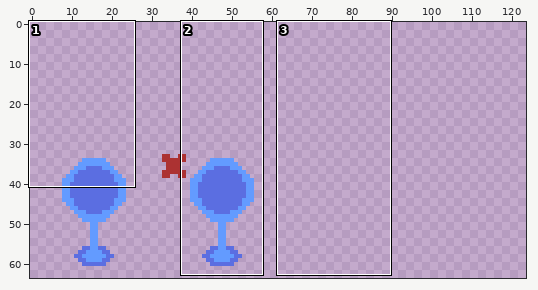
Sprite sheet: app/src/main/assets/squad.png. The first picture is a wide view before the edit; the outline marks the close-up.
Close-up. Earlier state:
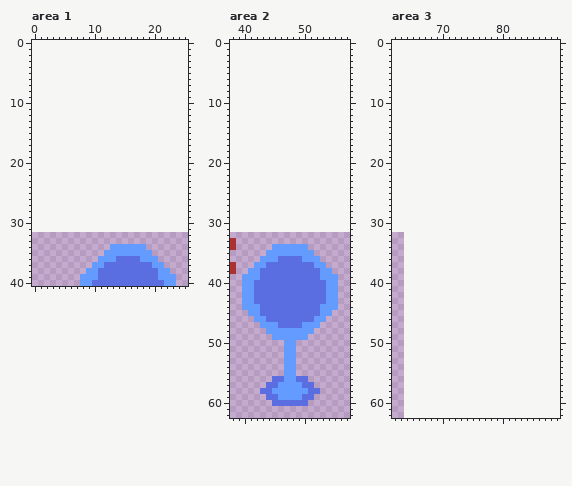
The file is 64x32 pixels. Shown: area 1: x 0..25, y 0..40; area 2: x 38..57, y 0..62; area 3: x 62..89, y 0..62. The old version is drawn lined up with the new one, on the new canvas. The wide view leaves out empty margins. The commit also changed other parts of the picture, which this record leaves out.
After the commit:
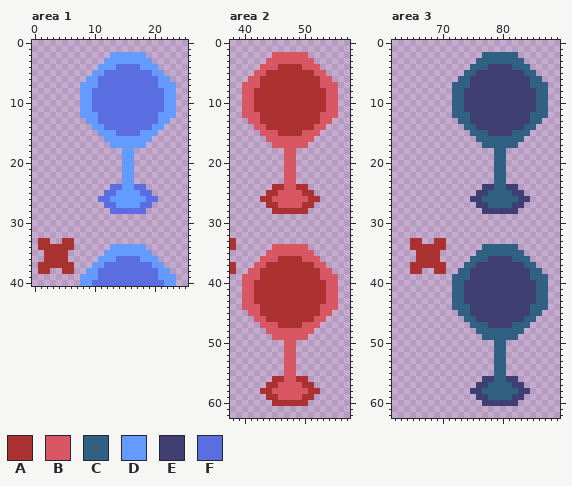
Palette (. is transparent): A #ac3232  B #d95763  C #306082  D #639bff  E #3f3f74  F #5b6ee1
The edit:
canvas 64x32 -> 128x64, the old top-left corner now at 0,32
Changed rows in their new state; - is an unchanged pixel.
Area 1:
first column x 8:
 2 -----DDDDDD-----
 3 ----DDDDDDDD----
 4 ---DDDFFFFDDD---
 5 --DDFFFFFFFFDD--
 6 -DDFFFFFFFFFFDD-
 7 DDDFFFFFFFFFFDDD
 8 DDFFFFFFFFFFFFDD
 9 DDFFFFFFFFFFFFDD
10 DDFFFFFFFFFFFFDD
11 DDFFFFFFFFFFFFDD
12 DDDFFFFFFFFFFDDD
13 -DDFFFFFFFFFFDD-
14 --DDFFFFFFFFDD--
15 ---DDDFFFFDDD---
16 ----DDDDDDDD----
17 -----DDDDDD-----
18 -------DD-------
19 -------DD-------
20 -------DD-------
21 -------DD-------
22 -------DD-------
23 -------DD-------
24 -----FFDDFF-----
25 ----FFDDDDFF----
26 ---FFDDDDDDFF---
27 ----FFDDDDFF----
28 -----FFFFFF-----
first column x 1:
33 AA--AA
34 AAAAAA
35 -AAAA-
36 -AAAA-
37 AAAAAA
38 AA--AA
Area 2:
first column x 40:
 2 -----BBBBBB-----
 3 ----BBBBBBBB----
 4 ---BBBAAAABBB---
 5 --BBAAAAAAAABB--
 6 -BBAAAAAAAAAABB-
 7 BBBAAAAAAAAAABBB
 8 BBAAAAAAAAAAAABB
 9 BBAAAAAAAAAAAABB
10 BBAAAAAAAAAAAABB
11 BBAAAAAAAAAAAABB
12 BBBAAAAAAAAAABBB
13 -BBAAAAAAAAAABB-
14 --BBAAAAAAAABB--
15 ---BBBAAAABBB---
16 ----BBBBBBBB----
17 -----BBBBBB-----
18 -------BB-------
19 -------BB-------
20 -------BB-------
21 -------BB-------
22 -------BB-------
23 -------BB-------
24 -----AABBAA-----
25 ----AABBBBAA----
26 ---AABBBBBBAA---
27 ----AABBBBAA----
28 -----AAAAAA-----
first column x 40:
34 -----BBBBBB-----
35 ----BBBBBBBB----
36 ---BBBAAAABBB---
37 --BBAAAAAAAABB--
38 -BBAAAAAAAAAABB-
39 BBBAAAAAAAAAABBB
40 BBAAAAAAAAAAAABB
41 BBAAAAAAAAAAAABB
42 BBAAAAAAAAAAAABB
43 BBAAAAAAAAAAAABB
44 BBBAAAAAAAAAABBB
45 -BBAAAAAAAAAABB-
46 --BBAAAAAAAABB--
47 ---BBBAAAABBB---
48 ----BBBBBBBB----
49 -----BBBBBB-----
50 -------BB-------
51 -------BB-------
52 -------BB-------
53 -------BB-------
54 -------BB-------
55 -------BB-------
56 -----AABBAA-----
57 ----AABBBBAA----
58 ---AABBBBBBAA---
59 ----AABBBBAA----
60 -----AAAAAA-----
Area 3:
first column x 72:
 2 -----CCCCCC-----
 3 ----CCCCCCCC----
 4 ---CCCEEEECCC---
 5 --CCEEEEEEEECC--
 6 -CCEEEEEEEEEECC-
 7 CCCEEEEEEEEEECCC
 8 CCEEEEEEEEEEEECC
 9 CCEEEEEEEEEEEECC
10 CCEEEEEEEEEEEECC
11 CCEEEEEEEEEEEECC
12 CCCEEEEEEEEEECCC
13 -CCEEEEEEEEEECC-
14 --CCEEEEEEEECC--
15 ---CCCEEEECCC---
16 ----CCCCCCCC----
17 -----CCCCCC-----
18 -------CC-------
19 -------CC-------
20 -------CC-------
21 -------CC-------
22 -------CC-------
23 -------CC-------
24 -----EECCEE-----
25 ----EECCCCEE----
26 ---EECCCCCCEE---
27 ----EECCCCEE----
28 -----EEEEEE-----
first column x 65:
33 AA--AA-----------------
34 AAAAAA------CCCCCC-----
35 -AAAA------CCCCCCCC----
36 -AAAA-----CCCEEEECCC---
37 AAAAAA---CCEEEEEEEECC--
38 AA--AA--CCEEEEEEEEEECC-
39 -------CCCEEEEEEEEEECCC
40 -------CCEEEEEEEEEEEECC
41 -------CCEEEEEEEEEEEECC
42 -------CCEEEEEEEEEEEECC
43 -------CCEEEEEEEEEEEECC
44 -------CCCEEEEEEEEEECCC
45 --------CCEEEEEEEEEECC-
46 ---------CCEEEEEEEECC--
47 ----------CCCEEEECCC---
48 -----------CCCCCCCC----
49 ------------CCCCCC-----
50 --------------CC-------
51 --------------CC-------
52 --------------CC-------
53 --------------CC-------
54 --------------CC-------
55 --------------CC-------
56 ------------EECCEE-----
57 -----------EECCCCEE----
58 ----------EECCCCCCEE---
59 -----------EECCCCEE----
60 ------------EEEEEE-----
